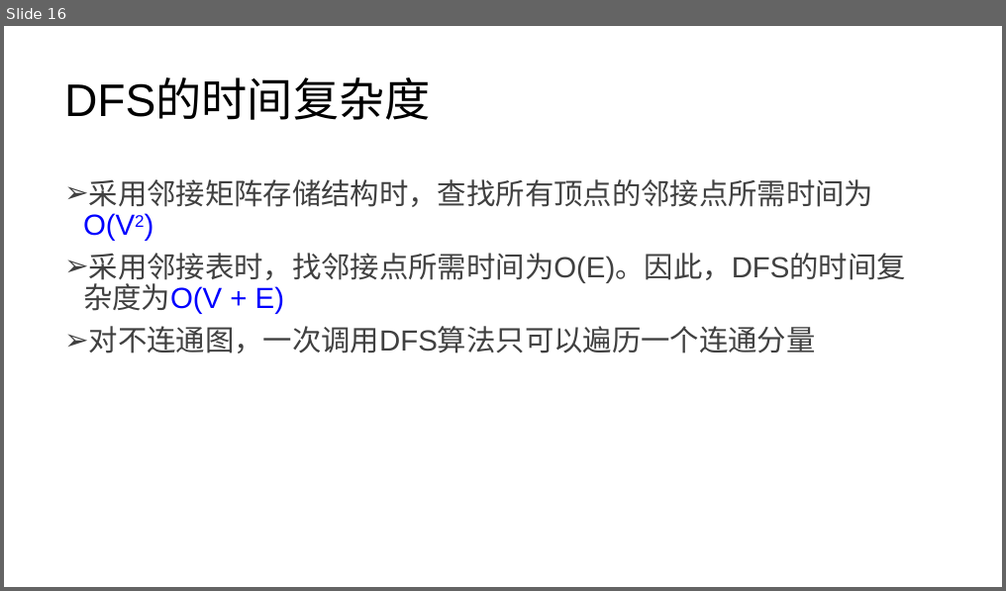
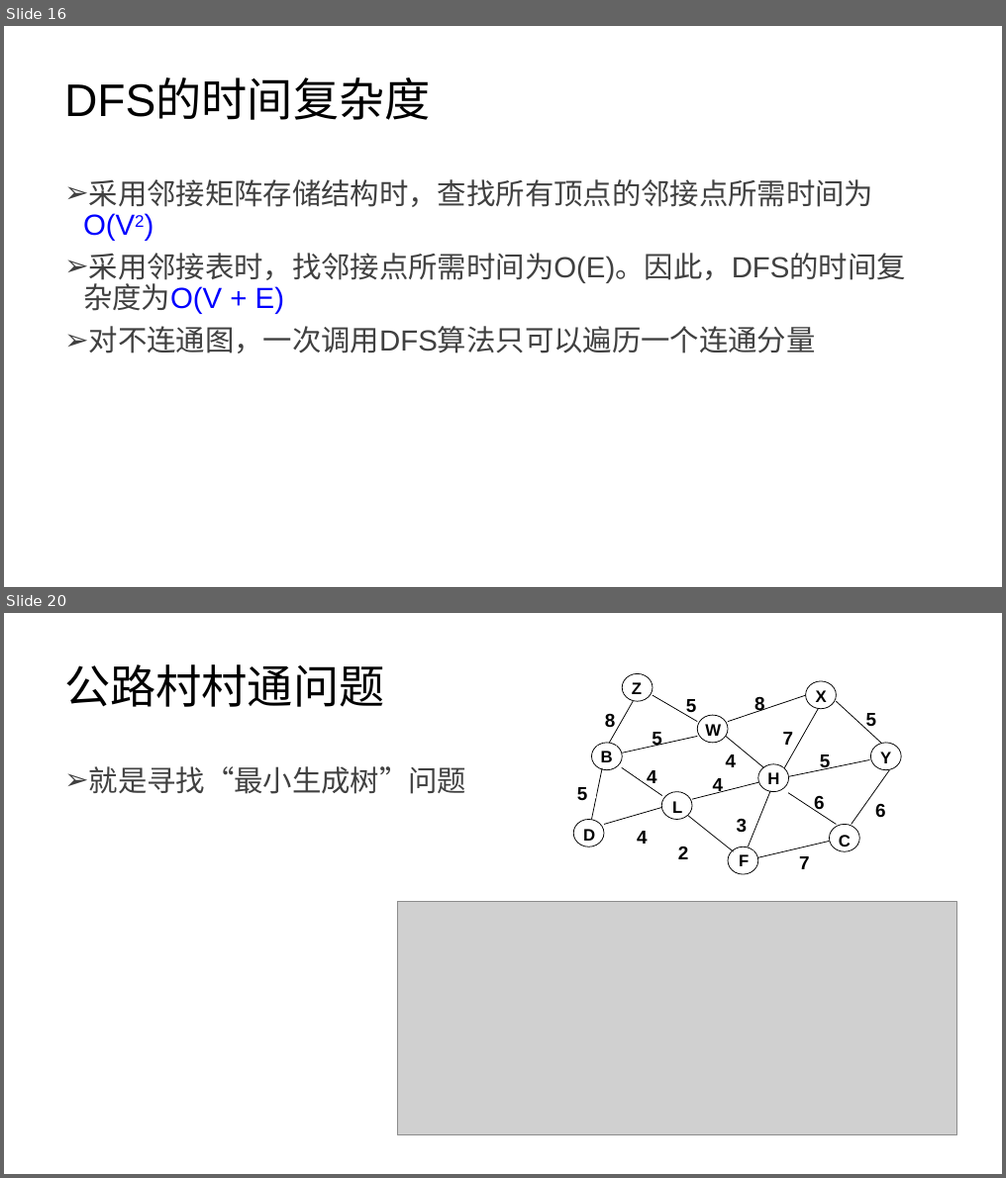
Before and after one commit to lezhang-thu/data-structure, a slide deck: 图/2022秋季-数据结构-第6章-图a.pptx. Shown one above the other, each under a label of ours: slide 16 before the commit, slides 16 and 20 after it; the slides between them are not shown. The pictures are 1006x591 and 1006x1178 pixels, drawn with LibreOffice and Linux fonts; fonts in the diff are those of the drawing; grey boxes stand for pictures. Boxes give left, top, right and bottom in pixels: in the first picture for what was removed or moved away, otherwise in the second. Text is boxed around its words. In the diff, an @@ line names an element or a change of style, - is before the commit and + after.

```diff
--- a/图/2022秋季-数据结构-第6章-图a.pptx
+++ b/图/2022秋季-数据结构-第6章-图a.pptx
@@ slide 20 added at (4, 613, 1002, 1174), background #FFFFFF @@
@@ title added at (64, 664, 384, 707), 44 pt, text #000000 @@
+公路村村通问题
@@ group added at (573, 673, 902, 875): 17 lines, 17 texts, 10 ellipses, 10 rectangles @@
+8
+8
+7
+5
+6
+6
+5
+5
+4
+4
+4
+5
+3
+2
+7
+4
+5
+B
+C
+D
+F
+L
+H
+W
+X
+Y
+Z
@@ text added at (89, 766, 467, 794), 28 pt, text #404040 @@
+➢ 就是寻找“最小生成树”问题
@@ picture added at (397, 901, 957, 1135) @@
```
Also in this commit, not shown: 2 slides changed, 5 other slides added, 7 other files.
